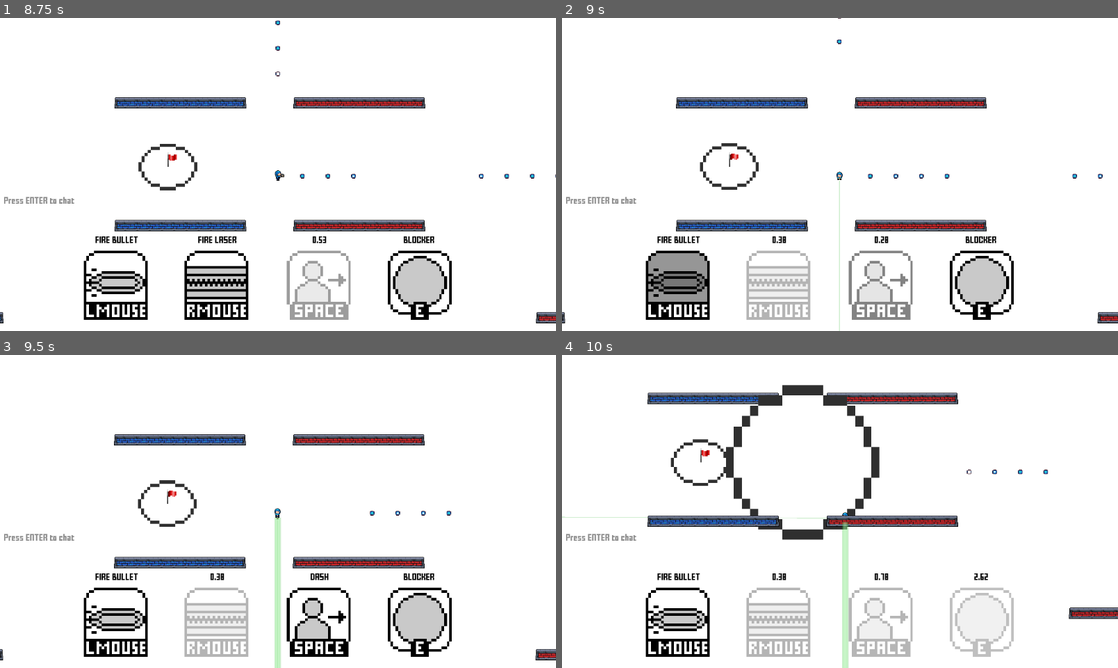
Above: before the commit, frames 1-4 (two rows, left to right).
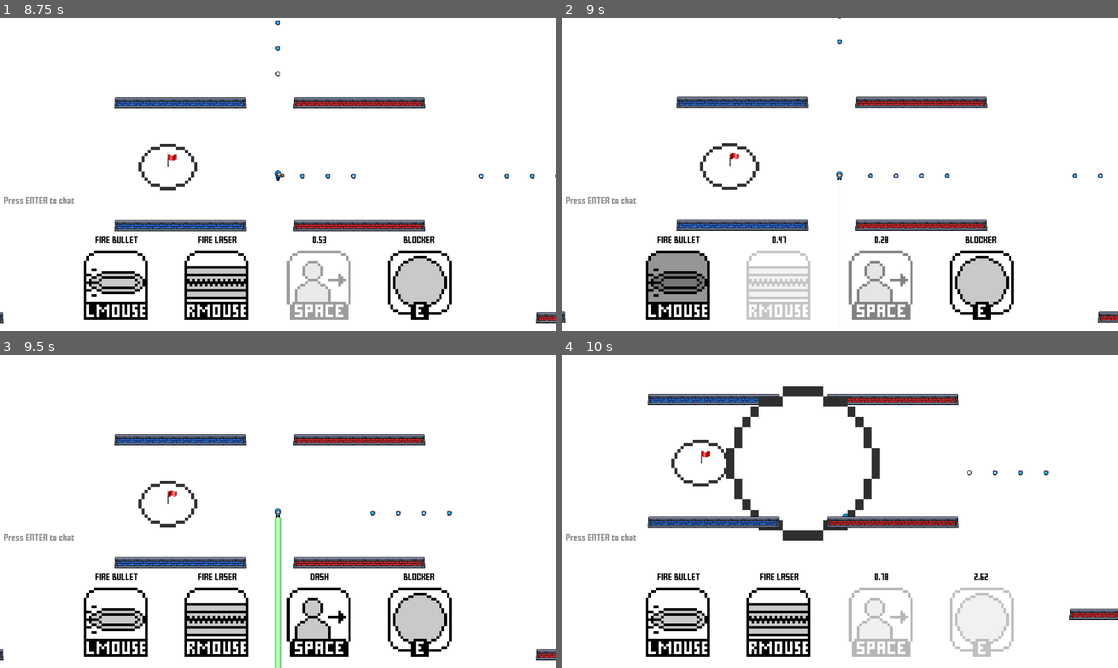
Above: after the commit, the same moments.

Repository: MarshallJDem/SuperCTF
Game: Godot game, scene res://TitleScreen.tscn
Two runs of this game, one before a commit and one after it. Both use one fixed random seed, a clock stepped at 60 frames per second and the inputs below. Sound files missing from this copy of the repository are replaced by a short silence.
Inputs (mouse positions are in pixels of both pictures, inside the frame that each line leads up to):
- Up to frame 1 (8.75 s): click (77, 202) at 0.52 s; type "12" at 0.6 s; tap Enter at 1.25, 1.35 s; move the mouse to (400, 158) at 1.27 s; hold Right 1.28-2.03 s; click (400, 158) at 1.42 s; tap Space at 1.52, 2.27, 3.77, 4.52, 5.27, 6.77, 7.52, 8.27 s; move the mouse to (166, 190) at 2.02 s; hold Down 2.03-2.78 s; tap 2 at 2.1 s; click (166, 190) at 2.17 s; move the mouse to (333, 105) at 2.77 s; hold Right 2.78-3.53 s; tap 3 at 2.85 s; click (333, 105) at 2.92 s; move the mouse to (250, 237) at 3.52 s; hold Up 3.53-4.28 s; tap H at 3.6 s; click (250, 237) at 3.67 s; move the mouse to (444, 221) at 4.27 s; hold Left 4.28-5.78 s; tap J at 4.35 s; click (444, 221) at 4.42 s; move the mouse to (111, 127) at 5.02 s; tap L at 5.1 s; click (111, 127) at 5.17 s; move the mouse to (305, 174) at 5.77 s; hold Down 5.78-6.53 s; tap M at 5.85 s; click (305, 174) at 5.92 s; move the mouse to (194, 96) at 6.52 s; hold Right 6.53-7.28 s; tap F at 6.6 s; click (194, 96) at 6.67 s; move the mouse to (400, 158) at 7.27 s; hold Up 7.28-8.03 s; tap T at 7.35 s; click (400, 158) at 7.42 s; move the mouse to (166, 190) at 8.02 s; hold Right from 8.03 s (still down); tap Ctrl at 8.1 s; click (166, 190) at 8.17 s
- Up to frame 2 (9 s): move the mouse to (895, 105) at 8.77 s; release Right at 8.78 s; hold Down from 8.78 s (still down); tap Shift at 8.85 s; click (895, 105) at 8.92 s
- Up to frame 3 (9.5 s): keep holding Down
- Up to frame 4 (10 s): move the mouse to (812, 574) at 9.52 s; release Down at 9.53 s; hold Left from 9.53 s (still down); tap E at 9.6 s; click (812, 574) at 9.67 s; tap Space at 9.77 s

Frame 1 is identical in both runs. In frame 2, 3.1% of the frame differs, in the area x 0-100%, y 6-100%; in frame 3, 3.2%; in frame 4, 6.9%, in the area x 0-100%, y 9-100%.

Commit message:
Lots of tweaks to lasers to make them more usable (cooldowns etc)

Diff:
--- a/GameContent/Player.gd
+++ b/GameContent/Player.gd
@@ -72,6 +72,8 @@
 	$Respawn_Timer.connect("timeout", self, "_respawn_timer_ended");
 	$Invincibility_Timer.connect("timeout", self, "_invincibility_timer_ended");
 	$Laser_Timer.connect("timeout", self, "_laser_timer_ended");
+	$Laser_Input_Timer.connect("timeout", self, "_laser_input_timer_ended");
+	#$Laser_Cooldown_Timer.connect("timeout", self, "_laser_cooldown_timer_ended");
 	$Teleport_Timer.connect("timeout", self, "_teleport_timer_ended");
 	$Forcefield_Timer.connect("timeout", self, "_forcefield_timer_ended");
 	$Animation_Timer.connect("timeout", self, "_animation_timer_ended");
@@ -139,7 +141,7 @@
 		# Don't look around if we're shooting a laser
 		if $Laser_Timer.time_left == 0:
 			update_look_direction();
-		else:
+		if $Laser_Timer.time_left + $Laser_Input_Timer.time_left > 0:
 			speed = AIMING_SPEED * ($Laser_Timer.time_left / $Laser_Timer.wait_time);
 		# Move & Shoot around as long as we aren't typing in chat
 		if !Globals.is_typing_in_chat:
@@ -210,6 +212,15 @@
 func _laser_timer_ended():
 	shoot_laser();
 	speed = BASE_SPEED;
+
+func start_laser_input():
+	$Laser_Input_Timer.start();
+func _laser_input_timer_ended():
+	var start_pos = get_node("Bullet_Starts/" + String($Sprite_Top.frame % $Sprite_Top.hframes)).position;
+	rpc_id(1, "send_start_laser", laser_direction, start_pos, $Sprite_Top.frame);
+	start_laser(laser_direction, start_pos, $Sprite_Top.frame);
+	sprintEnabled = false;
+
 var current_weapon = 0;
 func switch_weapons():
 	current_weapon = 1 if current_weapon == 0 else 0;
@@ -256,11 +267,16 @@
 	laser.player_id = player_id;
 	laser.team_id = team_id;
 	$Laser_Fire_Audio.play();
+	$Laser_Cooldown_Timer.start();
 
 
 func _draw():
 	if $Laser_Timer.time_left > 0:
-		var size = clamp(1 / ($Laser_Timer.time_left / $Laser_Timer.wait_time), 0 , 5);
+		var size;
+		if $Laser_Input_Timer.time_left > 0:
+			size = 0;
+		else:
+			size = clamp(1 / ($Laser_Timer.time_left / $Laser_Timer.wait_time), 0 , 5);
 		var red = 1 if team_id == 1 else 0;
 		var green = 10.0/255.0 if team_id == 1 else 130.0/255.0;
 		var blue = 1 if team_id == 0 else 0;
@@ -377,11 +393,13 @@
 				rpc_id(1, "send_drop_flag", $Flag_Holder.get_global_position());
 		elif current_weapon == 0 and $Shoot_Cooldown_Timer.time_left == 0:
 			shoot_bullet(input);
-		elif current_weapon == 1 and $Laser_Timer.time_left == 0:
-			var start_pos = get_node("Bullet_Starts/" + String($Sprite_Top.frame % $Sprite_Top.hframes)).position;
-			rpc_id(1, "send_start_laser", input, start_pos, $Sprite_Top.frame);
-			start_laser(input, start_pos, $Sprite_Top.frame);
-			sprintEnabled = false;
+		elif current_weapon == 1 and $Laser_Cooldown_Timer.time_left == 0:
+			# If we are still in input phase, update direction
+			if $Laser_Input_Timer.time_left != 0:
+				laser_direction = input;
+				laser_position = get_node("Bullet_Starts/" + String($Sprite_Top.frame % $Sprite_Top.hframes)).position;
+			elif $Laser_Timer.time_left == 0:
+				start_laser_input();
 
 func _teleport_timer_ended():
 	can_teleport = true;
--- a/GameContent/Player.tscn
+++ b/GameContent/Player.tscn
@@ -118,6 +118,14 @@
 wait_time = 0.4
 one_shot = true
 
+[node name="Laser_Input_Timer" type="Timer" parent="."]
+wait_time = 0.08
+one_shot = true
+
+[node name="Laser_Cooldown_Timer" type="Timer" parent="."]
+wait_time = 0.5
+one_shot = true
+
 [node name="Teleport_Timer" type="Timer" parent="."]
 one_shot = true
 
